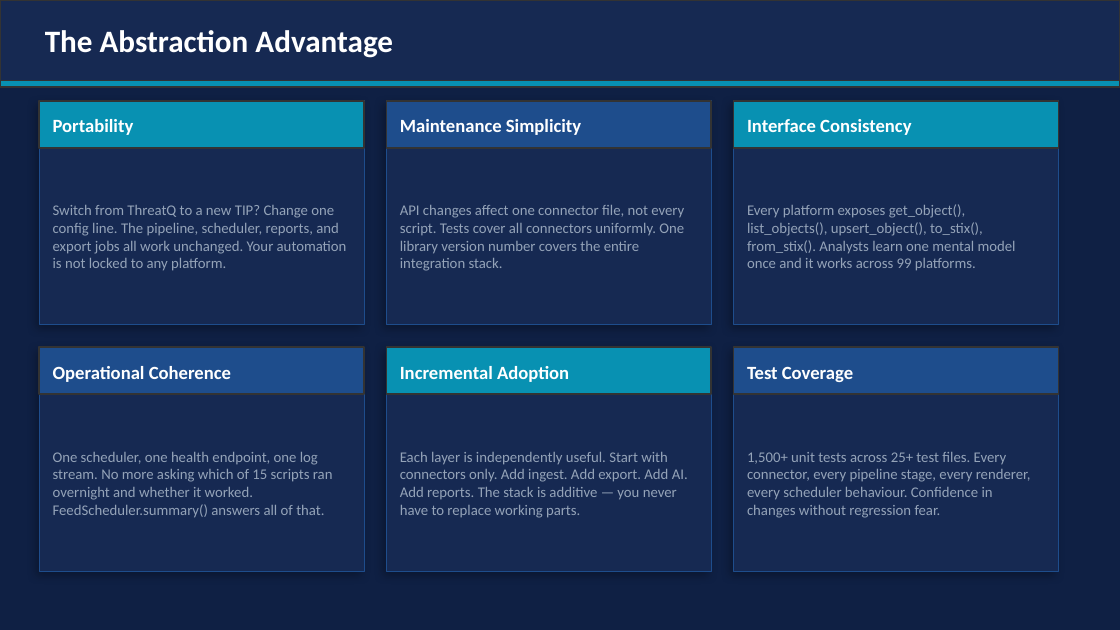
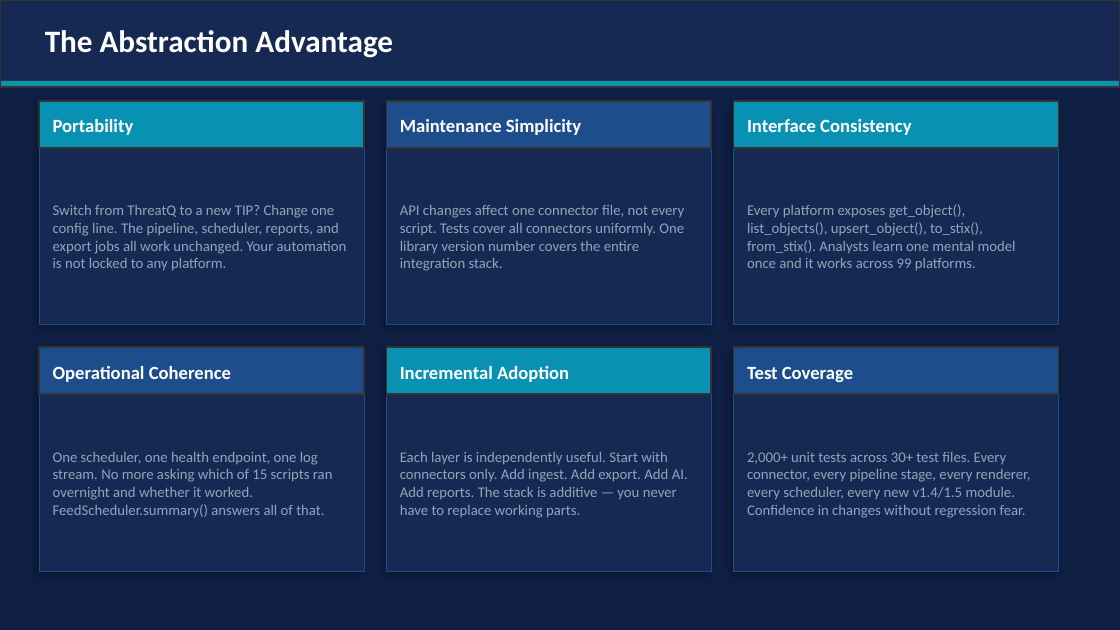
Before and after one commit to wrhalpin/GNAT, a slide deck: slide 27 of GNAT-Presentation.pptx (slide 22 before the commit). Drawn at 1120x630 pixels with LibreOffice and Linux fonts; fonts in the diff are those of the drawing. Boxes give left, top, right and bottom in pixels: in the first picture for what was removed or moved away, otherwise in the second. Text is boxed around its words. In the diff, an @@ line names an element or a change of style, - is before the commit and + after.

```diff
--- a/GNAT-Presentation.pptx
+++ b/GNAT-Presentation.pptx
@@ text at [747, 452, 1031, 518]: text changed @@
-1,500+ unit tests across 25+ test files. Every connector, every pipeline stage, every renderer, every scheduler behaviour. Confidence in changes without regression fear.
+2,000+ unit tests across 30+ test files. Every connector, every pipeline stage, every renderer, every scheduler, every new v1.4/1.5 module. Confidence in changes without regression fear.
```
Also in this commit, not shown: 8 other slides changed, 5 slides added, 3 other files.
